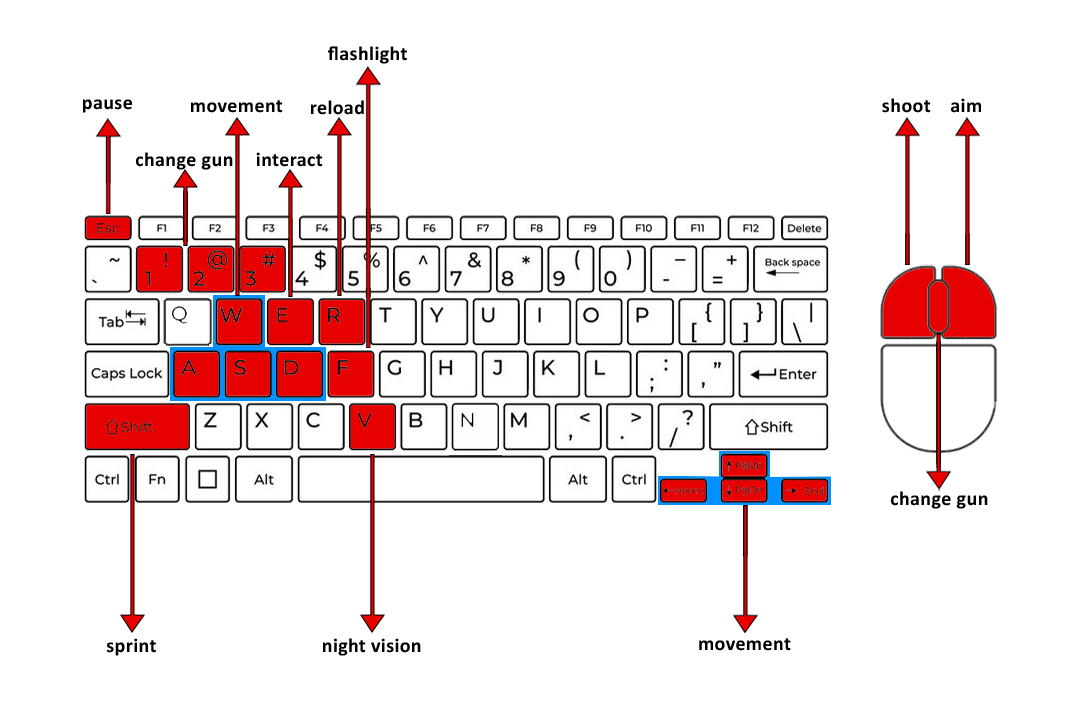
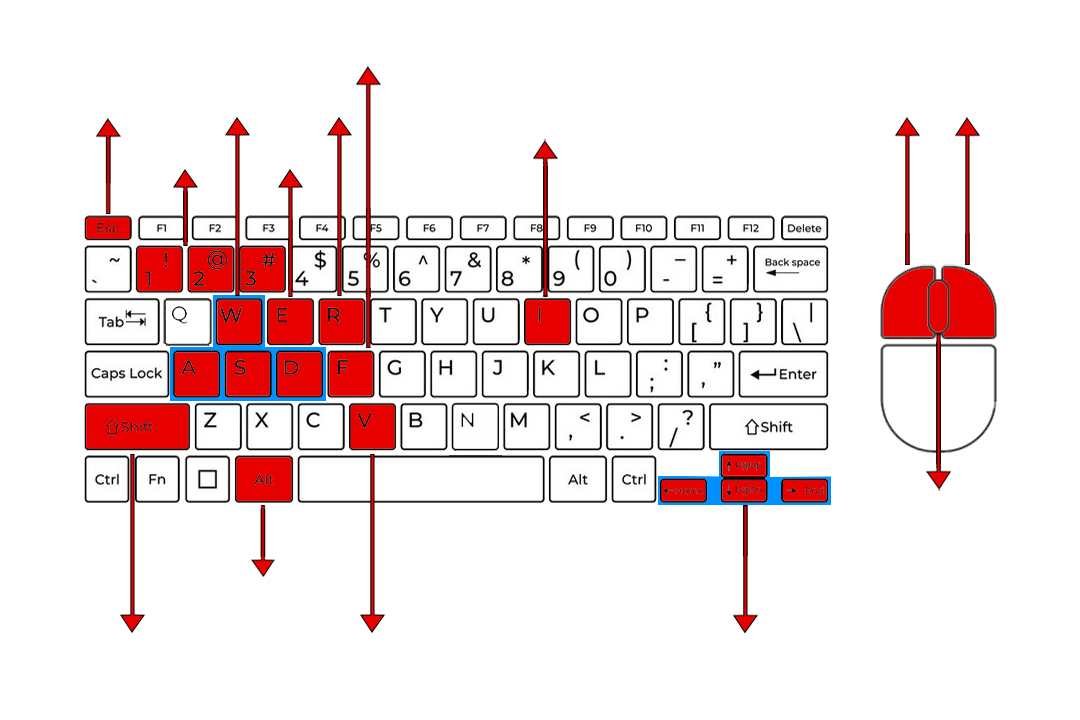
Layer changes from the first 1080px x 720px image to the second:
added layer "inventory" (2nd of 2, in "buttons") in group "buttons" over (533, 139, 558, 297)
added layer "Linha 1 copiar 11" in group "buttons" over (251, 505, 275, 577)
renamed "change gun copiar" to "change gun", painted on it over (891, 491, 988, 509)
painted on "aim" (2nd of 2, in "buttons") over (951, 98, 981, 113)
painted on "shoot" over (882, 98, 931, 113)
painted on "movement" (1st of 2, in "buttons") over (699, 638, 791, 651)
painted on "night vision" over (323, 638, 421, 656)
painted on "sprint" over (107, 638, 156, 656)
painted on "flashlight" over (328, 46, 407, 64)
painted on "pause" over (83, 99, 132, 113)
painted on "change gun" (2nd of 2, in "buttons") over (136, 152, 233, 170)
painted on "reload" over (311, 100, 364, 115)
painted on "interact" over (256, 152, 323, 167)
painted on "movement" (2nd of 2, in "buttons") over (191, 100, 283, 113)
painted on "Camada 1 copiar" over (236, 300, 570, 501)
